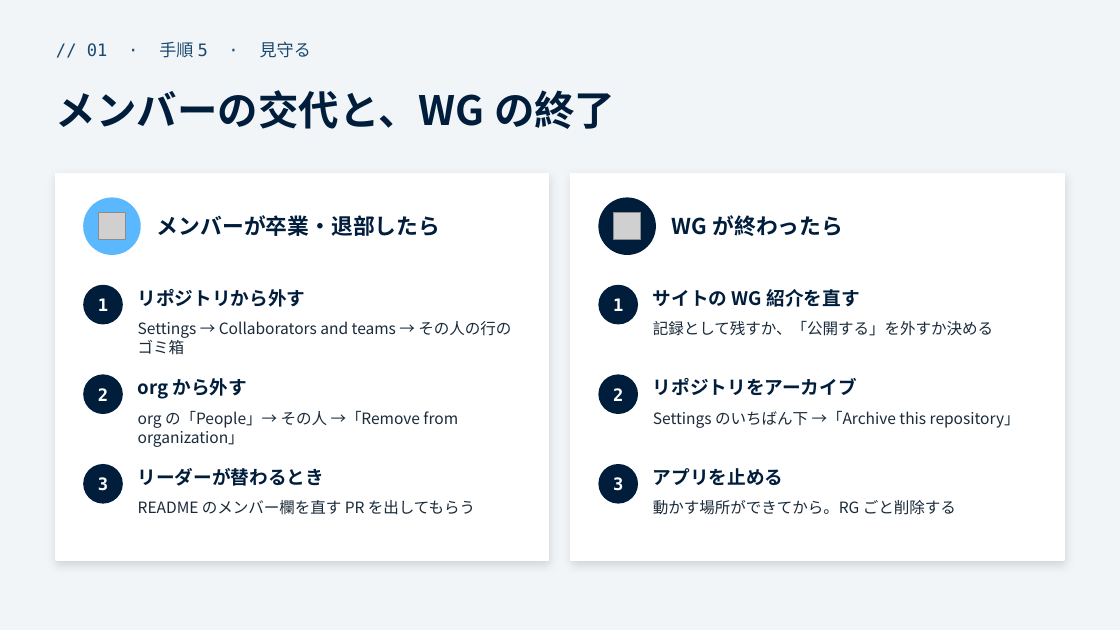
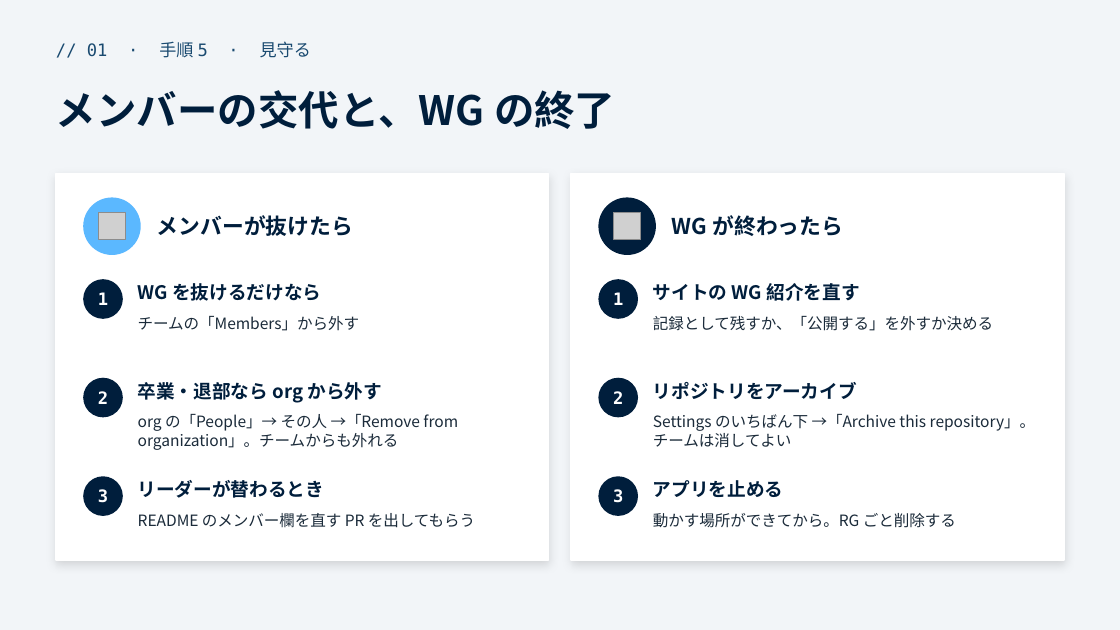
Before and after one commit to funITclub/homepage, a slide deck: slide 8 of docs/WG立ち上げガイド/01_リポジトリの作り方と運用.pptx. Drawn at 1120x630 pixels with LibreOffice and Linux fonts; fonts in the diff are those of the drawing; grey boxes stand for pictures. Boxes give left, top, right and bottom in pixels: in the first picture for what was removed or moved away, otherwise in the second. Text is boxed around its words. In the diff, an @@ line names an element or a change of style, - is before the commit and + after.

```diff
--- a/docs/WG立ち上げガイド/01_リポジトリの作り方と運用.pptx
+++ b/docs/WG立ち上げガイド/01_リポジトリの作り方と運用.pptx
@@ text at [157,215,353,236]: text changed @@
-メンバーが卒業・退部したら
+メンバーが抜けたら
@@ text at [138,283,321,301]: text changed @@
-リポジトリから外す
+WG を抜けるだけなら
@@ 3 texts, 2 ellipses: place and size @@
-3 texts, 2 ellipses at [84,286,859,324]
+3 texts, 2 ellipses at [84,280,859,318]
@@ text at [138,316,359,331]: text changed @@
-Settings → Collaborators and teams → その人の行のゴミ箱
+チームの「Members」から外す
@@ text "記録として残すか、「公開する」を外すか決める": place and size @@
-text "記録として残すか、「公開する」を外すか決める" at [653,321,993,336]
+text "記録として残すか、「公開する」を外すか決める" at [653,316,993,331]
@@ text at [138,382,383,403]: text changed @@
-org から外す
+卒業・退部なら org から外す
@@ 2 ellipses, 1 text: place and size @@
-2 ellipses, 1 text at [84,375,857,413]
+2 ellipses, 1 text at [84,379,857,417]
@@ text at [138,414,458,450]: text changed @@
-org の「People」→ その人 →「Remove from organization」
+org の「People」→ その人 →「Remove from organization」。チームからも外れる
@@ text at [653,414,1035,448]: text changed @@
-Settings のいちばん下 →「Archive this repository」
+Settings のいちばん下 →「Archive this repository」。チームは消してよい
@@ 4 texts, 2 ellipses: place and size @@
-4 texts, 2 ellipses at [84,465,784,503]
+4 texts, 2 ellipses at [84,477,784,515]
@@ text "README のメンバー欄を直す PR を出してもらう": place and size @@
-text "README のメンバー欄を直す PR を出してもらう" at [138,500,475,515]
+text "README のメンバー欄を直す PR を出してもらう" at [138,513,475,528]
@@ text "動かす場所ができてから。RG ごと削除する": place and size @@
-text "動かす場所ができてから。RG ごと削除する" at [653,500,956,515]
+text "動かす場所ができてから。RG ごと削除する" at [653,513,956,528]
```
Also in this commit, not shown: 3 other slides changed, 4 other files.
